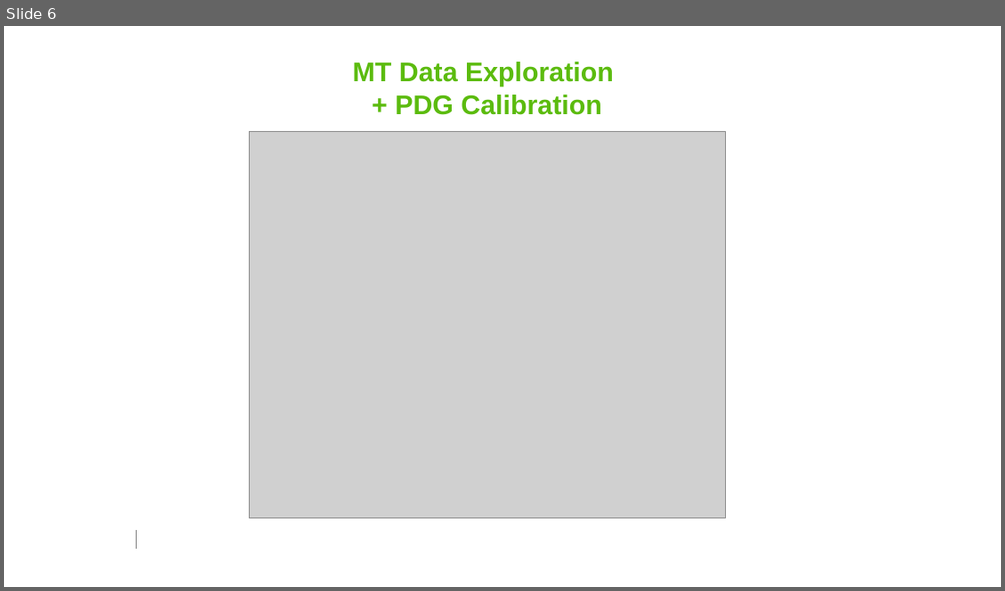
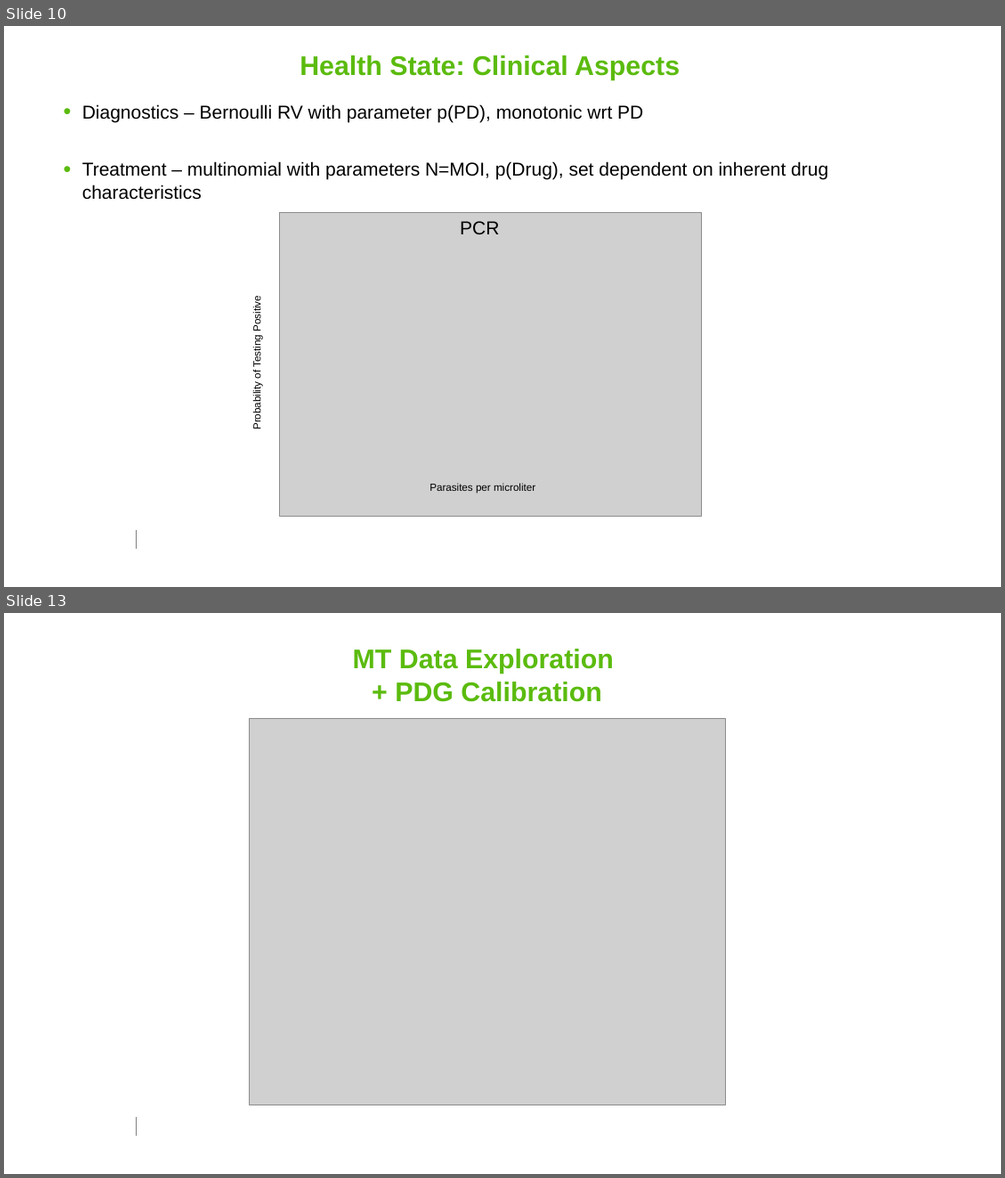
Before and after one commit to smitdave/MASH-Main, a slide deck: MASH-dev/JohnHenry/PDG/PfPDG.pptm. Shown one above the other, each under a label of ours: slide 6 before the commit, slides 10 and 13 after it; the slides between them are not shown. The pictures are 1005x591 and 1005x1178 pixels, drawn with LibreOffice and Linux fonts; fonts in the diff are those of the drawing; grey boxes stand for pictures; background and template pictures are left out. Boxes give left, top, right and bottom in pixels: in the first picture for what was removed or moved away, otherwise in the second. Text is boxed around its words. In the diff, an @@ line names an element or a change of style, - is before the commit and + after.

```diff
--- a/MASH-dev/JohnHenry/PDG/PfPDG.pptm
+++ b/MASH-dev/JohnHenry/PDG/PfPDG.pptm
@@ slide 10 added at [4,26,1001,587], background #FFFFFF; not listed: 1 template element that a slide beside it also shows @@
@@ title added at [299,55,680,80], 26 pt, text #5BBB0E, bold @@
+Health State: Clinical Aspects
@@ text added at [82,104,828,200], 18 pt, text #000000 @@
+• Diagnostics – Bernoulli RV with parameter p(PD), monotonic wrt PD
+• Treatment – multinomial with parameters N=MOI, p(Drug), set dependent on inherent drug characteristics
@@ picture added at [279,213,701,516] @@
@@ text added at [460,221,499,234], 18 pt, text #000000 @@
+PCR
@@ text added at [251,299,263,428], 10 pt, text #000000 @@
+Probability of Testing Positive
@@ text added at [429,483,535,493], 10 pt, text #000000 @@
+Parasites per microliter
@@ what was slide 6 is now slide 13 @@
```
Also in this commit, not shown: 5 slides changed, 10 other slides added, 2 slides removed, 5 other files.
